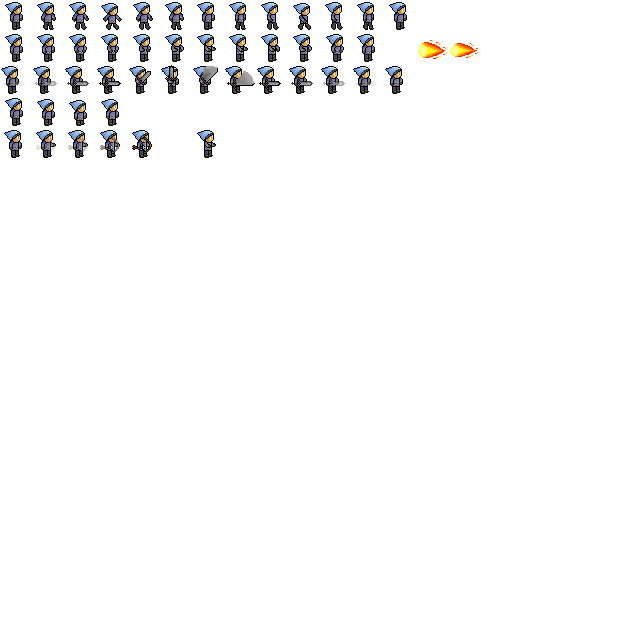
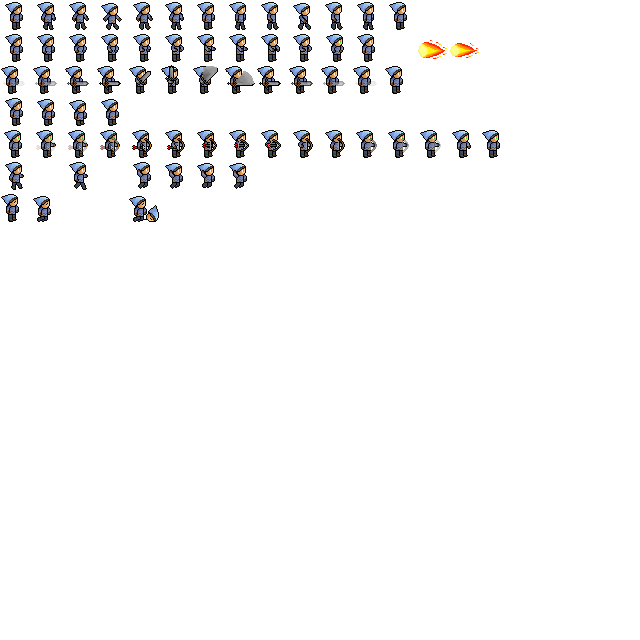
Layered file, before and after one edit (640×640). Changes by layer:
hid "Layer", painted on it over (137, 203, 159, 222)
painted on "Background" over (1, 130, 500, 222)
